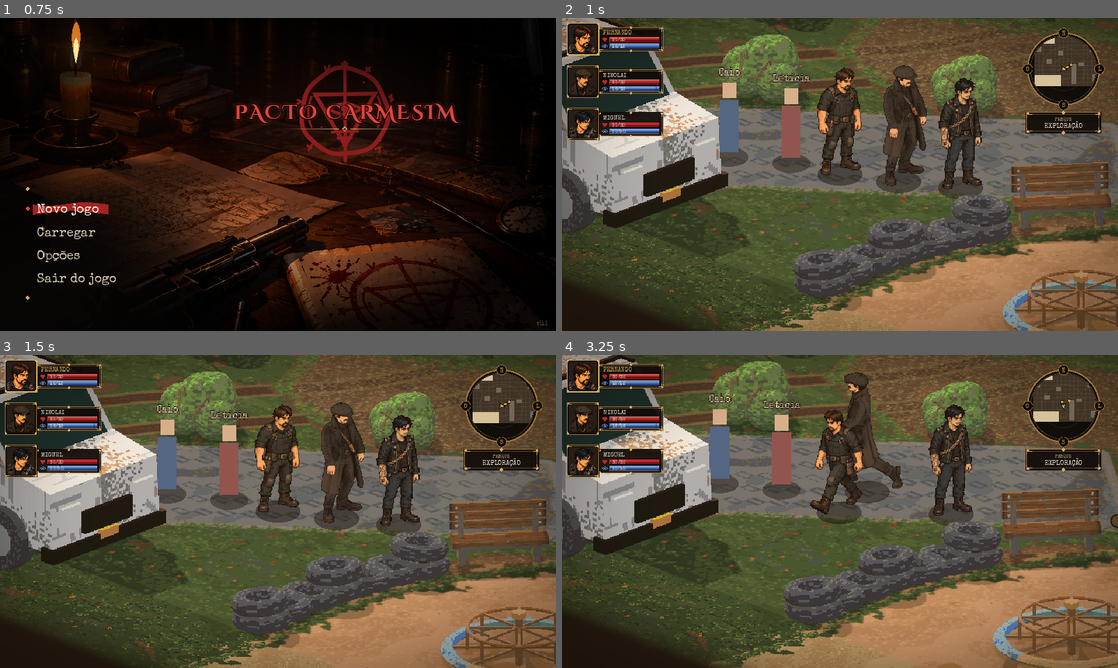
Above: before the commit, frames 1-4 (two rows, left to right).
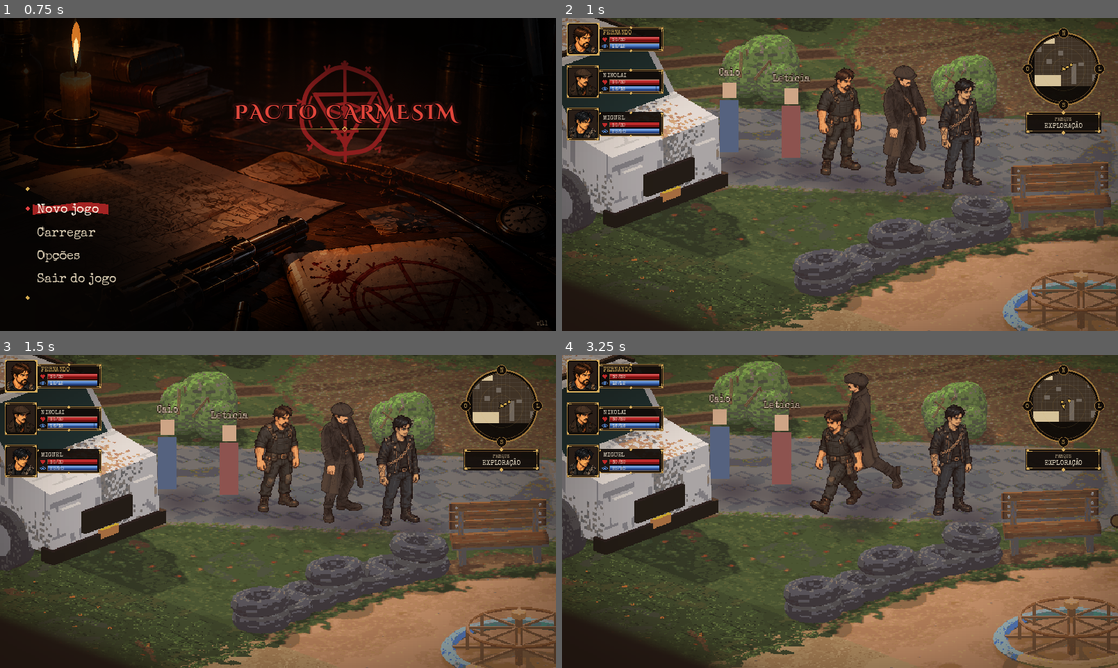
Above: after the commit, the same moments.

Repository: Brombilaa/game
Game: Godot game, scene res://scenes/menu/main_menu.tscn
Same seed, same stepped clock (60 frames per second), same inputs: the game is played once before the commit and once after it.
Inputs (mouse positions are in pixels of both pictures, inside the frame that each line leads up to):
- Up to frame 1 (0.75 s): tap Enter (ui_accept) at 0.5 s; hold Right (ui_right) from 0.53 s (still down); tap R at 0.6 s; click (278, 174) at 0.67 s
- Up to frame 2 (1 s): keep holding Right (ui_right); tap Enter (ui_accept) at 0.77 s
- Up to frame 3 (1.5 s): move the mouse to (166, 527) at 1.27 s; release Right (ui_right) at 1.28 s; hold Down (ui_down) from 1.28 s (still down); tap Space at 1.35 s
- Up to frame 4 (3.25 s): tap Enter (ui_accept) at 1.52, 3.02 s; move the mouse to (895, 442) at 2.02 s; release Down (ui_down) at 2.03 s; hold Right (ui_right) 2.03-2.78 s; tap Tab at 2.1 s; move the mouse to (812, 574) at 2.77 s; hold Up (ui_up) from 2.78 s (still down); tap 1 at 2.85 s; click (812, 574) at 2.92 s

Frame 1 is identical in both runs. In frame 2, 1.6% of the frame differs, in the area x 28-80%, y 41-59%; in frame 3, 1.6%; in frame 4, 1.7%, in the area x 26-78%, y 38-57%.
Error in both runs: Cannot call method 'set_input_as_handled' on a null value. (res://scripts/ui/main_menu.gd:359)

Commit message:
Luz das 17h: tom quente leve e sombra em mancha suave (#93)
* Luz das 17h: véu laranja, penumbra fria e sombras longas dos personagens

Co-Authored-By: Claude Sonnet 5.5 <noreply@anthropic.com>
Claude-Session: https://claude.ai/code/session_01EDsCLEqdyjPbLwg7idj1tv

* Luz das 17h: tom mais leve e sombra em mancha suave sem forma

Co-Authored-By: Claude Sonnet 5.5 <noreply@anthropic.com>
Claude-Session: https://claude.ai/code/session_01EDsCLEqdyjPbLwg7idj1tv

* Parque: sombra da van suavizada (mancha sem forma, bokeh limpo)

Co-Authored-By: Claude Sonnet 5.5 <noreply@anthropic.com>
Claude-Session: https://claude.ai/code/session_01EDsCLEqdyjPbLwg7idj1tv

* Parque: volta a sombra original da van

Co-Authored-By: Claude Sonnet 5.5 <noreply@anthropic.com>
Claude-Session: https://claude.ai/code/session_01EDsCLEqdyjPbLwg7idj1tv

---------

Co-authored-by: Claude <noreply@anthropic.com>

Diff:
--- a/scripts/exploration/parque.gd
+++ b/scripts/exploration/parque.gd
@@ -17,7 +17,8 @@
 const DOT_HIT := 14.0  # raio em que o clique na bolinha vale (px do desenho)
 const CLUE_NEAR := 260.0  # a bolinha ganha um anel quando o controlado chega perto
 const STAND_FACTOR := 0.85  # distância de parada, em fração do raio da pista
-const DUSK_TINT := Color(0.95, 0.55, 0.2, 0.09)  # véu do entardecer quente (Léo escolheu o modelo A, 30/10)
+const DUSK_TINT := Color(0.95, 0.55, 0.2, 0.1)  # véu do fim de tarde, 17h: sol baixo, laranja nas áreas claras (Léo, 05/11; provisório)
+const DUSK_COOL := Color(0.16, 0.14, 0.42, 0.07)  # penumbra fria que escurece e esfria o conjunto (sombras azuladas)
 const VOID_COLOR := Color(0.078, 0.07, 0.063)  # além da névoa do fundo estendido
 const CAMERA_ZOOM := 1.5  # zoom inicial da câmera (a roda do mouse muda); câmera aproximada: o fundo estendido cobre o que ela mostra (Léo, 30/10)
 const VIGNETTE_SIZE := 128  # textura da vinheta, esticada sobre a tela
@@ -176,6 +177,7 @@
 	_draw_fx()
 	_draw_san_tint()
 	# Véu quente e vinheta cobrem o cenário e os personagens, mas ficam por baixo do HUD.
+	draw_rect(view, DUSK_COOL)
 	draw_rect(view, DUSK_TINT)
 	draw_texture_rect(vignette, view, false)
 	_draw_hud(font)
@@ -207,9 +209,7 @@
 # Figura provisória de NPC (corpo, cabeça e nome) até a arte do Caio e da Letícia existir.
 func _draw_npc(font: Font, npc_id: String) -> void:
 	var at := _iso(scenario.npcs[npc_id])
-	draw_set_transform(at, 0.0, Vector2(1.0, 0.5))
-	draw_circle(Vector2.ZERO, 22.0, Color(0, 0, 0, 0.4))
-	draw_set_transform(Vector2.ZERO)
+	_draw_cast_shadow(at, 86.0, 22.0)
 	draw_rect(Rect2(at + Vector2(-11, -66), Vector2(22, 60)), NPC_COLORS[npc_id])
 	draw_rect(Rect2(at + Vector2(-8, -86), Vector2(16, 18)), Color("#d6b292"))
 	var name_text: String = NPC_NAMES[npc_id]
--- a/scripts/exploration/test_room.gd
+++ b/scripts/exploration/test_room.gd
@@ -1161,6 +1161,8 @@
 		_draw_preview(font)
 	_draw_fx()
 	_draw_san_tint()
+	var tr_view := get_canvas_transform().affine_inverse() * Rect2(Vector2.ZERO, get_viewport_rect().size)
+	draw_rect(tr_view, Color(0.95, 0.5, 0.18, 0.04))  # luz quente leve das 17h na sala de teste
 	_draw_hud(font)
 	for p in popups:
 		_draw_popup(font, p)
@@ -1297,12 +1299,38 @@
 	draw_polyline(pts, color, 1.0)
 
 
+# Luz das 17h (Léo, 05/11/2026; valores provisórios): a sombra é uma mancha suave e sem forma
+# (bokeh grande e limpo), levemente deslocada para longe do sol, em tom frio.
+const SHADOW_COLOR := Color(0.06, 0.05, 0.14, 0.42)
+const SHADOW_OFFSET := Vector2(0.9, 0.42)  # deslocamento da mancha (fração do raio)
+const SHADOW_SCALE := 2.4  # tamanho da mancha em relação ao raio do contato
+static var _soft_shadow: Texture2D
+
+
+# Textura radial com queda suave (centro cheio, borda transparente), criada uma vez.
+static func _soft_shadow_texture() -> Texture2D:
+	if _soft_shadow == null:
+		var n := 64
+		var img := Image.create(n, n, false, Image.FORMAT_RGBA8)
+		var c := (n - 1) * 0.5
+		for y in n:
+			for x in n:
+				var d := Vector2(x - c, y - c).length() / c
+				img.set_pixel(x, y, Color(1, 1, 1, 1.0 - smoothstep(0.0, 1.0, d)))
+		_soft_shadow = ImageTexture.create_from_image(img)
+	return _soft_shadow
+
+
+func _draw_cast_shadow(at: Vector2, _height: float, radius: float) -> void:
+	var r := radius * SHADOW_SCALE
+	var center := at + SHADOW_OFFSET * radius * 0.8
+	draw_texture_rect(_soft_shadow_texture(), Rect2(center - Vector2(r, r * 0.5), Vector2(r * 2.0, r)), false, SHADOW_COLOR)
+
+
 func _draw_unit(u: Combatant) -> void:
 	var at := _iso(u.pos)
 	at += fx.offset_of(u)  # arremessado pelo tiro ou desviando dele
-	draw_set_transform(at, 0.0, Vector2(1.0, 0.5))  # sombra achatada sob os pés
-	draw_circle(Vector2.ZERO, 26.0, Color(0, 0, 0, 0.45))
-	draw_set_transform(Vector2.ZERO)
+	_draw_cast_shadow(at, CharacterSheet.HEIGHT, 26.0)
 	if turns and u == turns.current:
 		draw_set_transform(at, 0.0, Vector2(1.0, 0.5))
 		draw_arc(Vector2.ZERO, 36.0, 0.0, TAU, 32, PlaceholderArt.color("destaque"), 2.0)
